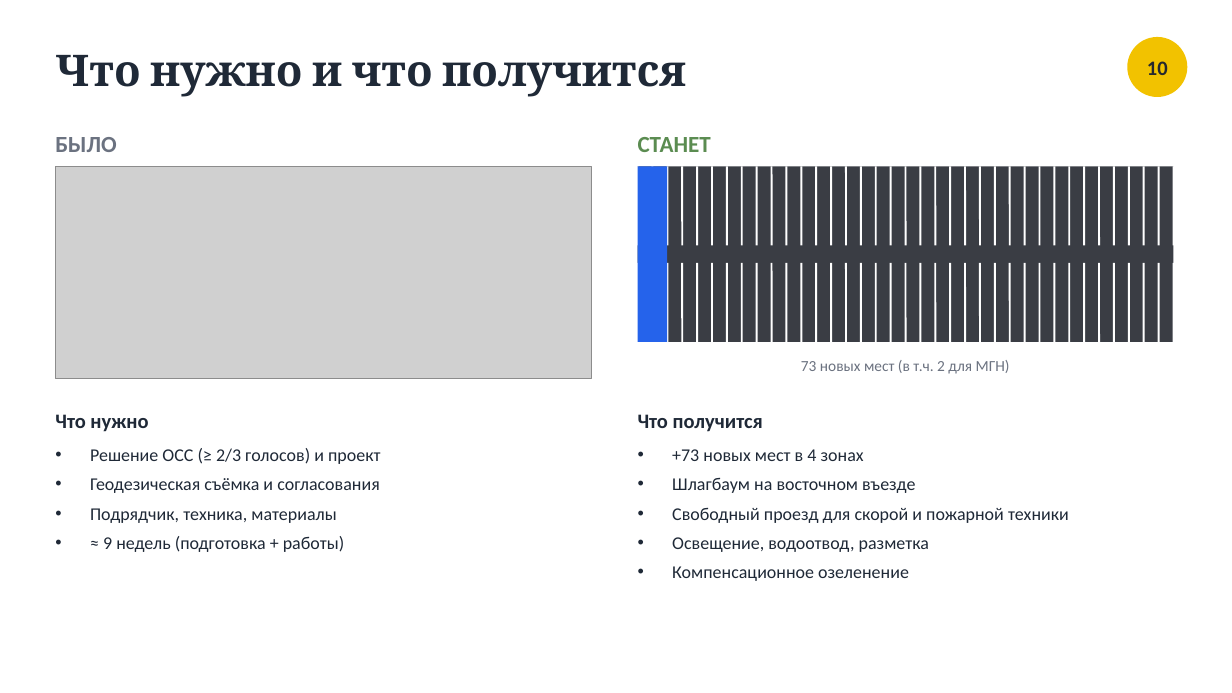
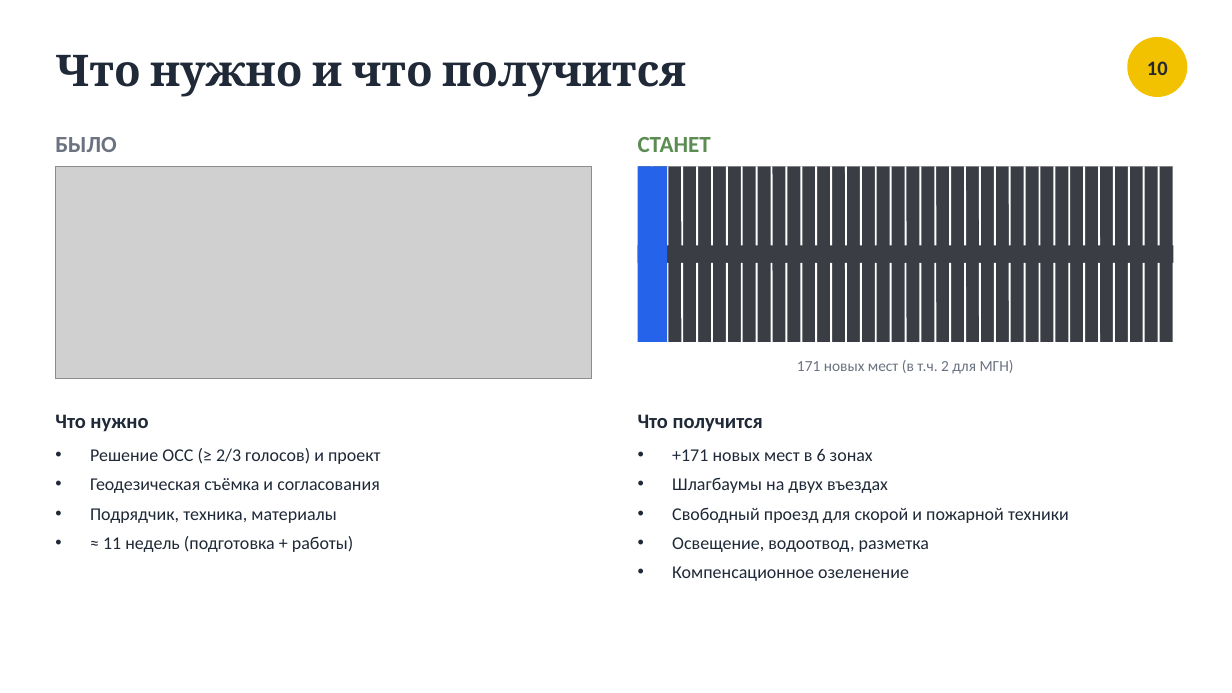
Before and after one commit to shortisshow-prog/mirigrushek, a slide deck: slide 10 of parking/Парковка_Нахимова_20.pptx. Drawn at 1232x693 pixels with LibreOffice and Linux fonts; fonts in the diff are those of the drawing; grey boxes stand for pictures. Boxes give left, top, right and bottom in pixels: in the first picture for what was removed or moved away, otherwise in the second. Text is boxed around its words. In the diff, an @@ line names an element or a change of style, - is before the commit and + after.

```diff
--- a/parking/Парковка_Нахимова_20.pptx
+++ b/parking/Парковка_Нахимова_20.pptx
@@ text at (797, 360, 1014, 374): text changed @@
-73 новых мест (в т.ч. 2 для МГН)
+171 новых мест (в т.ч. 2 для МГН)
@@ text at (672, 449, 888, 493): text changed @@
-• +73 новых мест в 4 зонах
-• Шлагбаум на восточном въезде
+• +171 новых мест в 6 зонах
+• Шлагбаумы на двух въездах
@@ text at (103, 536, 353, 552): text changed @@
-• ≈ 9 недель (подготовка + работы)
+• ≈ 11 недель (подготовка + работы)
```
Also in this commit, not shown: 9 other slides changed, 2 other files.
